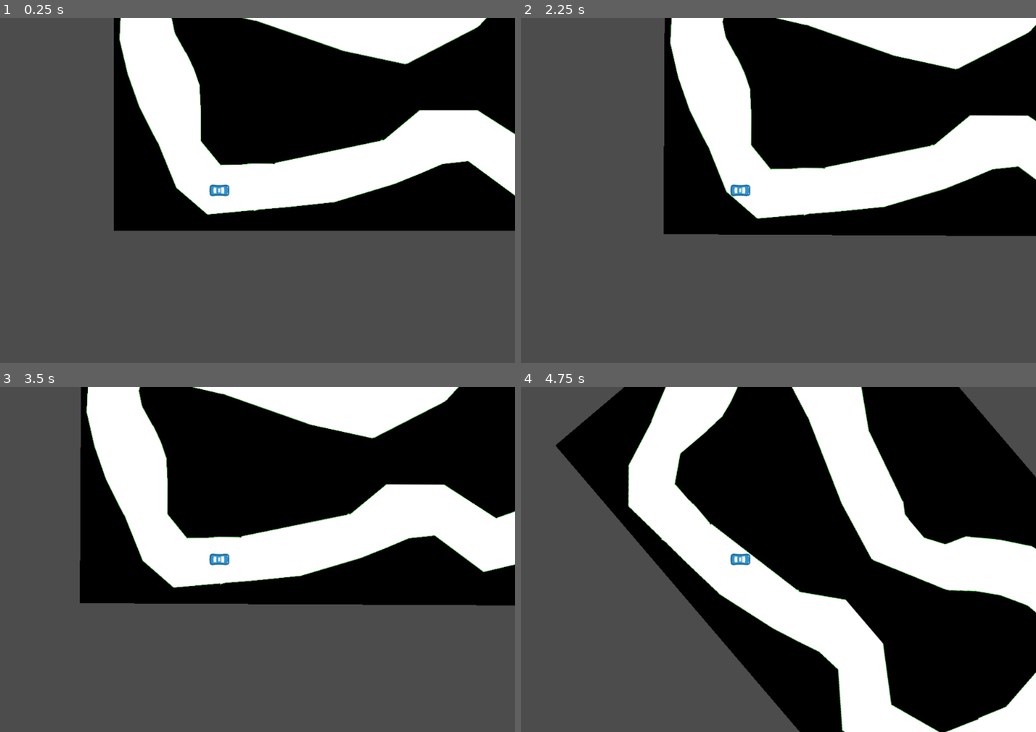
Above: before the commit, frames 1-4 (two rows, left to right).
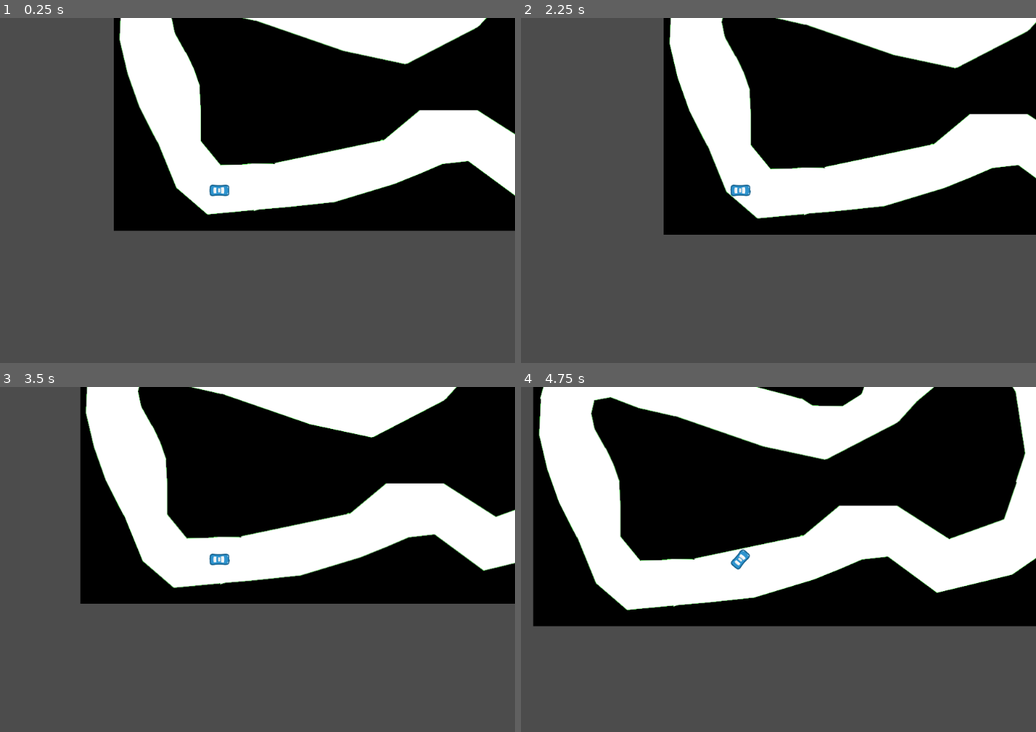
Above: after the commit, the same moments.

Repository: bolexpl/nn_race
Game: Godot game, scene res://src/Track1.tscn
The game is run twice, just before and just after one commit, with the same random seed, the same clock (stepped at 60 frames per second) and the same inputs. Before the commit the project starts from res://Track1.tscn.
Inputs:
- Up to frame 1 (0.25 s): no input
- Up to frame 2 (2.25 s): tap Enter at 0.5 s; hold Right (ui_right) 0.53-1.28 s; tap Space at 1.25 s; hold Down (ui_down) 1.28-2.03 s; hold Right (ui_right) from 2.03 s (still down)
- Up to frame 3 (3.5 s): tap Enter at 2.75 s; release Right (ui_right) at 2.78 s; hold Up (ui_up) from 2.78 s (still down)
- Up to frame 4 (4.75 s): release Up (ui_up) at 3.53 s; hold Left (ui_left) from 3.53 s (still down)

The runs differ from the first frame. In frame 2, 1.4% of the frame differs, in the area x 27-100%, y 0-64%; in frame 3, 1.5%; in frame 4, 53%, in the area x 2-100%, y 0-100%.

Commit message:
update camera

Diff:
--- a/project.godot
+++ b/project.godot
@@ -16,7 +16,7 @@
 [application]
 
 config/name="NeuralNetwork"
-run/main_scene="res://Track1.tscn"
+run/main_scene="res://src/Track1.tscn"
 config/icon="res://icon.png"
 
 [gdnative]
--- a/Car.tscn
+++ b/src/Car.tscn
@@ -1,19 +1,19 @@
 [gd_scene load_steps=4 format=2]
 
-[ext_resource path="res://assets/car_blue_small_1.png" type="Texture" id=1]
-[ext_resource path="res://Car.gd" type="Script" id=2]
+[ext_resource path="res://src/Car.gd" type="Script" id=1]
+[ext_resource path="res://assets/car_blue_small_1.png" type="Texture" id=2]
 
 [sub_resource type="RectangleShape2D" id=1]
 extents = Vector2( 8.9134, 16.4953 )
 
 [node name="Car" type="KinematicBody2D"]
 collision_mask = 2
-script = ExtResource( 2 )
+script = ExtResource( 1 )
 
 [node name="Sprite" type="Sprite" parent="."]
 rotation = 1.5708
 scale = Vector2( 0.5, 0.5 )
-texture = ExtResource( 1 )
+texture = ExtResource( 2 )
 
 [node name="CollisionShape2D" type="CollisionShape2D" parent="."]
 visible = false
@@ -51,5 +51,4 @@
 collision_mask = 2
 
 [node name="Camera2D" type="Camera2D" parent="."]
-rotating = true
 current = true
--- a/EmptyMap.tscn
+++ b/src/EmptyMap.tscn
@@ -1,6 +1,7 @@
 [gd_scene load_steps=4 format=2]
 
-[ext_resource path="res://Car.tscn" type="PackedScene" id=1]
+[ext_resource path="res://src/Car.tscn" type="PackedScene" id=1]
+
 
 [sub_resource type="RectangleShape2D" id=1]
 extents = Vector2( 514.012, 4.78545 )
--- a/MainMenu.tscn
+++ b/src/MainMenu.tscn
@@ -1,7 +1,8 @@
 [gd_scene load_steps=3 format=2]
 
 [ext_resource path="res://assets/new_dynamicfont.tres" type="DynamicFont" id=1]
-[ext_resource path="res://MainMenu.gd" type="Script" id=2]
+[ext_resource path="res://src/MainMenu.gd" type="Script" id=2]
+
 
 [node name="MainMenu" type="MarginContainer"]
 margin_right = 1024.0
--- a/Track1.gd
+++ b/src/Track1.gd
@@ -1,14 +1,8 @@
 extends Node
 
 
-const Neural = preload("res://Neural.gd")
+const Neural = preload("res://src/Neural.gd")
 
-
-# zmiany:
-# - normalizacja x
-# - normalizacja y
-# - generowanie z
-# - biasy
 
 func _ready():
 	pass
--- a/Track1.tscn
+++ b/src/Track1.tscn
@@ -1,18 +1,18 @@
 [gd_scene load_steps=4 format=2]
 
-[ext_resource path="res://Car.tscn" type="PackedScene" id=1]
-[ext_resource path="res://assets/map.png" type="Texture" id=2]
-[ext_resource path="res://Track1.gd" type="Script" id=3]
+[ext_resource path="res://assets/map.png" type="Texture" id=1]
+[ext_resource path="res://src/Track1.gd" type="Script" id=2]
+[ext_resource path="res://src/Car.tscn" type="PackedScene" id=3]
 
 [node name="Main" type="Node"]
-script = ExtResource( 3 )
+script = ExtResource( 2 )
 
 [node name="Sprite" type="Sprite" parent="."]
 position = Vector2( 509.909, 300.925 )
 scale = Vector2( 0.994147, 0.997503 )
-texture = ExtResource( 2 )
+texture = ExtResource( 1 )
 
-[node name="Car" parent="." instance=ExtResource( 1 )]
+[node name="Car" parent="." instance=ExtResource( 3 )]
 position = Vector2( 184.097, 530.417 )
 
 [node name="StaticBody2D" type="StaticBody2D" parent="."]
Renamed: Car.gd -> src/Car.gd
Renamed: MainMenu.gd -> src/MainMenu.gd
Renamed: Neural.gd -> src/Neural.gd
